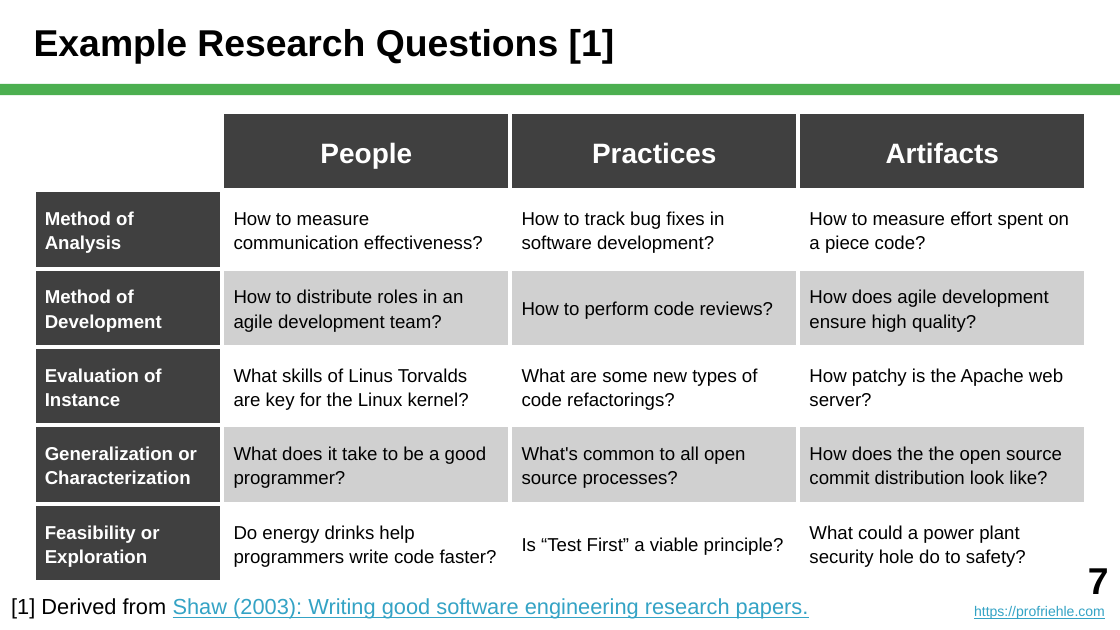
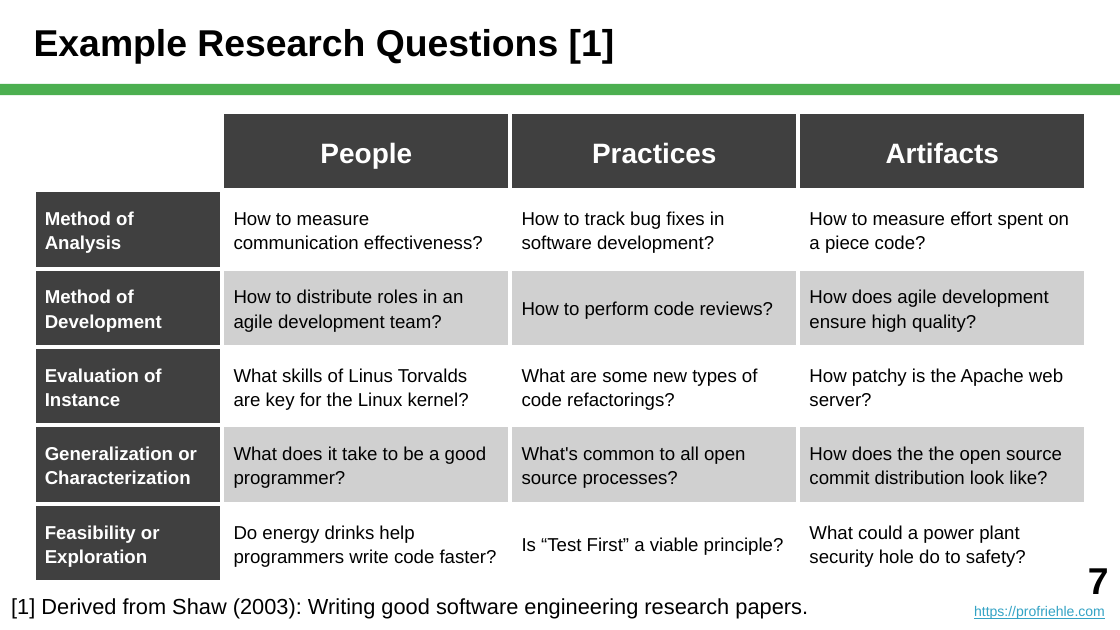
Before and after one commit to dirkriehle/nyt-course, a slide deck: slide 7 of Lecture slides/NYT B02 - Scientific Research.pptx. Drawn at 1120x630 pixels with LibreOffice and Linux fonts; fonts in the diff are those of the drawing. Boxes give left, top, right and bottom in pixels: in the first picture for what was removed or moved away, otherwise in the second. Text is boxed around its words. In the diff, an @@ line names an element or a change of style, - is before the commit and + after.

```diff
--- a/Lecture slides/NYT B02 - Scientific Research.pptx
+++ b/Lecture slides/NYT B02 - Scientific Research.pptx
@@ text "[1] Derived from Shaw (2003): ..." at (11, 598, 808, 619): text colour #34A3C5 to #000000, underline off in "Shaw (2003): Writing good software engineering research ..." @@
```
Also in this commit, not shown: 2 other slides changed, 29 other files.
